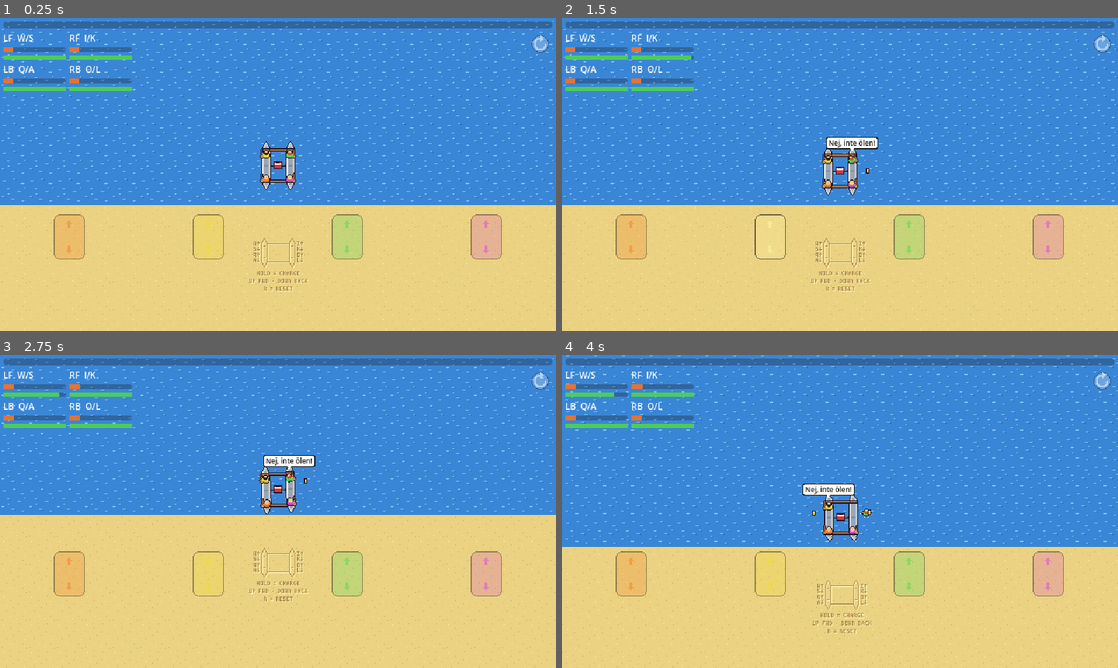
Above: before the commit, frames 1-4 (two rows, left to right).
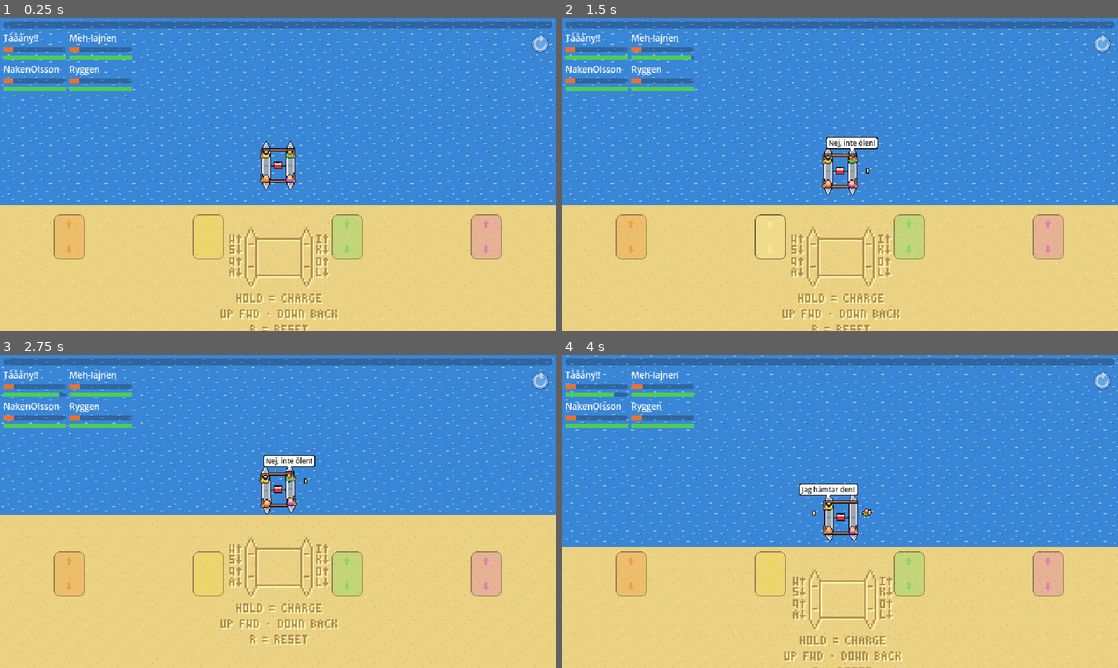
Above: after the commit, the same moments.

Repository: Freakling/PKSEI
Game: Godot game, scene res://scenes/main.tscn
Two runs of this game, one before a commit and one after it. Both use one fixed random seed, a clock stepped at 60 frames per second and the inputs below.
Inputs (mouse positions are in pixels of both pictures, inside the frame that each line leads up to):
- Up to frame 1 (0.25 s): no input
- Up to frame 2 (1.5 s): tap Enter (ui_accept) at 0.5, 0.77, 1.07 s; move the mouse to (962, 158) at 0.52 s; hold F6 (debug_beer_right) 0.53-1.25 s; click (962, 158) at 0.67 s; drag from (728, 190) to (812, 237) at 1.27 s
- Up to frame 3 (2.75 s): move the mouse to (333, 442) at 2.02 s; hold F6 (debug_beer_right) from 2.03 s (still down)
- Up to frame 4 (4 s): release F6 (debug_beer_right) at 2.75 s; drag from (812, 574) to (673, 464) at 2.77 s; move the mouse to (1006, 558) at 3.52 s; hold F5 (debug_beer_left) from 3.53 s (still down); tap Enter (ui_accept) at 3.77 s

The runs differ from the first frame. In frame 1, 2.7% of the frame differs, in the area x 0-61%, y 4-100%; in frame 2, 2.7%; in frame 3, 2.8%, in the area x 0-61%, y 4-93%; in frame 4, 2.8%.

Commit message:
feat: the guys are named from the crew's list; the sand text at 2x (T67, T68)
Names resource (data/names.tres, the human's to edit) gives each
attempt four distinct nicknames drawn with the attempt's RNG and kept
across a shore reset; the HUD shows the names instead of seat and key
labels, and the win title lists them. The sand diagram is drawn at
twice the scale on the beach.

Co-Authored-By: Claude Fable 5.1 <noreply@anthropic.com>

Diff:
--- /dev/null
+++ b/data/names.tres
@@ -0,0 +1,7 @@
+[gd_resource type="Resource" script_class="Names" load_steps=2 format=3]
+
+[ext_resource type="Script" path="res://scripts/resources/names.gd" id="1_names"]
+
+[resource]
+script = ExtResource("1_names")
+names = PackedStringArray("Vajking", "Tåååny!!", "Ryggen", "Danne!", "Danne?", "Göras!", "Matte", "Bibbe", "NakenOlsson", "Skrattet", "Alkisen", "Meh-lajnen")
--- a/scenes/lake.tscn
+++ b/scenes/lake.tscn
@@ -46,7 +46,8 @@
 polygon = PackedVector2Array(-3000, 0, 3000, 0, 3000, 400, -3000, 400)
 
 [node name="SandText" type="Sprite2D" parent="Shore/Visual"]
-position = Vector2(0, 70)
+position = Vector2(0, 90)
+scale = Vector2(2, 2)
 texture = ExtResource("9_sandtext")
 
 [node name="CollisionShape2D" type="CollisionShape2D" parent="Shore"]
--- a/scenes/win.tscn
+++ b/scenes/win.tscn
@@ -50,6 +50,11 @@
 text = "Crossing time 0:00"
 horizontal_alignment = 1
 
+[node name="Crew" type="Label" parent="Title/TitleBox/Rows"]
+unique_name_in_owner = true
+layout_mode = 2
+horizontal_alignment = 1
+
 [node name="Spacer" type="Control" parent="Title/TitleBox/Rows"]
 layout_mode = 2
 size_flags_vertical = 3
--- a/scripts/autoload/run_state.gd
+++ b/scripts/autoload/run_state.gd
@@ -33,7 +33,9 @@
 ## Narrative) live here too: a hazard whose warning starts calls telegraph(kind, hull), which
 ## emits telegraphed for the speech bubbles (scripts/ui/speech_bubbles.gd), and pick_line(kind)
 ## draws one of data/lines.tres's Swedish lines for a telegraph with the RNG, so no screen rolls
-## one. Screens only read. Reads and writes no player data.
+## one. The crew's names (T68, GDD › Characters and Units) live here too: new_attempt() draws four
+## distinct ones from data/names.tres with the RNG (guy_names, name_of(seat)) and a shore reset
+## keeps them. Screens only read. Reads and writes no player data.
 
 ## One of the four guys. Each has his own drunkenness and stamina (GDD › Drunkenness, Stamina);
 ## step() mirrors the rule classes' levels into them so screens read one place.
@@ -107,6 +109,11 @@
 var rescue: Rescue = Rescue.new()
 ## What the guys say at each telegraph (T56), per kind; pick_line() draws from it.
 var lines: Lines = preload("res://data/lines.tres") as Lines
+## The crew's nicknames (T68, GDD › Characters and Units); new_attempt() draws four.
+var names: Names = preload("res://data/names.tres") as Names
+## This attempt's names per seat (Paddling.Seat order), drawn at new_attempt() and kept across
+## its shore resets; name_of(seat) reads them.
+var guy_names: PackedStringArray = PackedStringArray()
 ## Rolls the misses and the random breaks, and each attempt's lake_seed; tests seed it.
 var rng: RandomNumberGenerator = RandomNumberGenerator.new()
 ## Seed of this attempt's hazard plan, drawn from rng at new_attempt(): the lake differs between
@@ -144,17 +151,19 @@
 	new_attempt()
 
 
-## A new attempt at the crossing: a fresh lake_seed is drawn, then the starting conditions are
-## restored with reset(). Called at start, and by the win flow (T28) once there is one; a shore
-## reset is not a new attempt and keeps the seed.
+## A new attempt at the crossing: a fresh lake_seed is drawn and the four guys get their names
+## (T68: four distinct ones from data/names.tres), then the starting conditions are restored
+## with reset(). Called at start, and by the win flow (T28) once there is one; a shore reset is
+## not a new attempt and keeps the seed and the names.
 func new_attempt() -> void:
 	lake_seed = rng.randi()
+	guy_names = names.pick_four(rng)
 	reset()
 
 
 ## Restores the starting conditions (also the shore reset, GDD › Setbacks): four guys at
 ## DrinkTuning.start_level, all aboard, stamina full, zero progress, phase `launch`, and no
-## hazard effect left pending. lake_seed stays: the same lake again.
+## hazard effect left pending. lake_seed and guy_names stay: the same lake and crew again.
 func reset() -> void:
 	drunkenness.reset()
 	stamina.reset()
@@ -350,6 +359,14 @@
 ## no screen rolls one; "" for a kind without lines.
 func pick_line(kind: StringName) -> String:
 	return lines.pick(kind, rng)
+
+
+## The name of `seat`'s guy this attempt (T68, GDD › Characters and Units: the HUD shows it, not
+## the key); "" before the first new_attempt() or for no such seat.
+func name_of(seat: int) -> String:
+	if seat < 0 or seat >= guy_names.size():
+		return ""
+	return guy_names[seat]
 
 
 ## Water comes in on `side` (Water aboard): `amount` of it, which that hull's guy bails at
--- /dev/null
+++ b/scripts/resources/names.gd
@@ -0,0 +1,38 @@
+class_name Names
+extends Resource
+## Names · the crew's nicknames (GDD › Characters and Units: each attempt gives the four guys
+## four distinct names drawn from the crew's list; the HUD shows the names, not the keys).
+##
+## Schema only. The instance the human edits is data/names.tres: the list of nicknames, at
+## least CREW of them. RunState.new_attempt() draws the attempt's four with its RNG
+## (pick_four) and hands them out per seat (name_of); a shore reset keeps them.
+## tests/test_names.gd checks the list and the draw.
+
+## How many names an attempt needs: one per seat.
+const CREW: int = 4
+
+## The nicknames; an attempt draws CREW distinct ones.
+@export var names: PackedStringArray = PackedStringArray()
+
+
+## CREW distinct names drawn from the list with `rng` (a partial shuffle, so the same seed gives
+## the same four); a repeated entry counts once. Fewer than CREW distinct names gives all there
+## are.
+func pick_four(rng: RandomNumberGenerator) -> PackedStringArray:
+	var pool: PackedStringArray = distinct()
+	var count: int = mini(CREW, pool.size())
+	for i: int in count:
+		var j: int = rng.randi_range(i, pool.size() - 1)
+		var drawn: String = pool[j]
+		pool[j] = pool[i]
+		pool[i] = drawn
+	return pool.slice(0, count)
+
+
+## The list without repeats, in its order.
+func distinct() -> PackedStringArray:
+	var seen: PackedStringArray = PackedStringArray()
+	for entry: String in names:
+		if not seen.has(entry):
+			seen.append(entry)
+	return seen
--- a/scripts/ui/hud.gd
+++ b/scripts/ui/hud.gd
@@ -1,6 +1,7 @@
 extends CanvasLayer
 ## HUD · shows the crossing (GDD › Core Loop › Moment to moment): the progress bar and each
-## guy's drunkenness and stamina with his seat and key. Hidden once the attempt is won, when
+## guy's drunkenness and stamina under his name (T68, GDD › Characters and Units: the names, not
+## the keys; the sand text teaches those). Hidden once the attempt is won, when
 ## the win cutscene (scenes/win.tscn, GDD › Win and Loss) takes the screen. A screen: it only
 ## reads RunState every frame.
 
@@ -9,8 +10,6 @@
 	Paddling.Seat.LEFT_FRONT, Paddling.Seat.RIGHT_FRONT,
 	Paddling.Seat.LEFT_BACK, Paddling.Seat.RIGHT_BACK,
 ]
-## Seat and keys (forward/reverse) per Paddling.Seat (GDD › Presentation and Platforms).
-const SEAT_LABELS: Array[String] = ["LF  W/S", "LB  Q/A", "RF  I/K", "RB  O/L"]
 const DRUNK_COLOUR: Color = Color(0.9, 0.45, 0.2, 1.0)
 const STAMINA_COLOUR: Color = Color(0.3, 0.8, 0.35, 1.0)
 const BAR_SIZE: Vector2 = Vector2(72, 5)
@@ -49,7 +48,7 @@
 		var guy: RunState.Guy = RunState.guys[seat]
 		_drunk_bars[seat].value = guy.drunkenness
 		_stamina_bars[seat].value = guy.stamina
-		_labels[seat].text = SEAT_LABELS[seat] + _state_suffix(seat)
+		_labels[seat].text = RunState.name_of(seat) + _state_suffix(seat)
 	visible = RunState.phase != RunState.Phase.WON
 
 
@@ -65,7 +64,7 @@
 	return bar
 
 
-## What the guy is doing, after his seat and key.
+## What the guy is doing, after his name.
 func _state_suffix(seat: int) -> String:
 	match RunState.stamina.state_of(seat):
 		Stamina.State.WARNING:
--- a/scripts/win_cutscene.gd
+++ b/scripts/win_cutscene.gd
@@ -11,8 +11,8 @@
 ## colours, from tools/gen_sprites.gd) hop off the hulls one by one onto the beach on the boat's
 ## side and waddle up to the clearing; once all four are there the tent pops up beside the fire
 ## pit, the fire lights (two frames flickering), they sit round it with beers rising to their
-## faces in a loop, and the title with the crossing time and "Press any key to go again" fades
-## in on the Title layer. Spots on the island are island.png pixels from its centre (see
+## faces in a loop, and the title with the crossing time, the crew's names (T68) and "Press any
+## key to go again" fades in on the Title layer. Spots on the island are island.png pixels from its centre (see
 ## _island in tools/gen_sprites.gd), scaled by the island's scale.
 
 signal again()
@@ -73,6 +73,7 @@
 @onready var _title: CanvasLayer = $Title
 @onready var _title_box: Control = %TitleBox
 @onready var _time_label: Label = %Time
+@onready var _crew_label: Label = %Crew
 @onready var _prompt: Label = %Prompt
 
 var _island_scale: float = 1.0
@@ -227,9 +228,11 @@
 	_fire.texture = FIRE_FRAMES[_fire_frame]
 
 
-## The title with the crossing time fades in; the prompt then blinks, and keys count.
+## The title with the crossing time and the crew's names fades in; the prompt then blinks, and
+## keys count.
 func _show_title() -> void:
 	_time_label.text = "Crossing time %s" % format_time(RunState.elapsed)
+	_crew_label.text = ", ".join(RunState.guy_names)
 	_title_box.modulate.a = 0.0
 	_title.visible = true
 	var fade: Tween = create_tween()
--- /dev/null
+++ b/tests/test_names.gd
@@ -0,0 +1,75 @@
+extends "res://tools/test_case.gd"
+## T68 · Names: data/names.tres holds at least four distinct nicknames, pick_four() draws four
+## distinct ones from the list with the RNG it is given (the same seed gives the same four; a
+## repeated entry counts once), and RunState hands them out per seat with name_of()
+## (GDD › Characters and Units).
+
+const RunStateScript: GDScript = preload("res://scripts/autoload/run_state.gd")
+const NAMES: Names = preload("res://data/names.tres")
+
+
+func test_the_list_holds_at_least_four_distinct_names() -> void:
+	expect(NAMES.names.size() >= Names.CREW, "data/names.tres has at least %d names" % Names.CREW)
+	expect(NAMES.distinct().size() >= Names.CREW, "at least %d of them distinct" % Names.CREW)
+	for entry: String in NAMES.names:
+		expect_false(entry.strip_edges().is_empty(), "no blank name")
+
+
+func test_pick_four_gives_four_distinct_names_from_the_list() -> void:
+	var rng: RandomNumberGenerator = RandomNumberGenerator.new()
+	for draw: int in 16:
+		rng.seed = draw
+		var four: PackedStringArray = NAMES.pick_four(rng)
+		expect_eq(four.size(), Names.CREW, "four names for seed %d" % draw)
+		for i: int in four.size():
+			expect(NAMES.names.has(four[i]), "%s is in the list" % four[i])
+			for j: int in four.size():
+				if i != j:
+					expect_ne(four[i], four[j], "names %d and %d differ for seed %d" % [i, j, draw])
+
+
+func test_the_same_seed_gives_the_same_four() -> void:
+	var first: RandomNumberGenerator = RandomNumberGenerator.new()
+	var second: RandomNumberGenerator = RandomNumberGenerator.new()
+	first.seed = 11
+	second.seed = 11
+	expect(NAMES.pick_four(first) == NAMES.pick_four(second), "same seed, same four")
+
+
+func test_another_seed_can_give_another_four() -> void:
+	var rng: RandomNumberGenerator = RandomNumberGenerator.new()
+	rng.seed = 0
+	var first: PackedStringArray = NAMES.pick_four(rng)
+	var differs: bool = false
+	for draw: int in range(1, 32):
+		rng.seed = draw
+		if NAMES.pick_four(rng) != first:
+			differs = true
+	expect(differs, "some seed draws another four")
+
+
+func test_a_repeated_entry_counts_once_and_a_short_list_gives_all_it_has() -> void:
+	var rng: RandomNumberGenerator = RandomNumberGenerator.new()
+	rng.seed = 1
+	var crew: Names = Names.new()
+	crew.names = PackedStringArray(["Danne!", "Danne!", "Matte", "Matte", "Bibbe", "Ryggen"])
+	var four: PackedStringArray = crew.pick_four(rng)
+	expect_eq(four.size(), Names.CREW, "four from six entries, four of them distinct")
+	for i: int in four.size():
+		for j: int in four.size():
+			if i != j:
+				expect_ne(four[i], four[j], "no repeat from a list with repeats")
+	crew.names = PackedStringArray(["Vajking", "Skrattet"])
+	expect_eq(crew.pick_four(rng).size(), 2, "a short list gives all it has")
+
+
+func test_run_state_hands_each_seat_its_name() -> void:
+	var state: Node = RunStateScript.new()
+	expect_eq(state.name_of(0), "", "no name before the first attempt")
+	state.rng.seed = 7
+	state.new_attempt()
+	for seat: int in RunStateScript.GUY_COUNT:
+		expect_eq(state.name_of(seat), state.guy_names[seat], "seat %d reads guy_names" % seat)
+		expect(NAMES.names.has(state.name_of(seat)), "seat %d has a name from the list" % seat)
+	expect_eq(state.name_of(RunStateScript.GUY_COUNT), "", "no such seat, no name")
+	state.free()
--- a/tests/test_run_state.gd
+++ b/tests/test_run_state.gd
@@ -34,6 +34,8 @@
 ## then his level drops by puke_relief; a finished pee drops pee_relief, an interrupted one
 ## nothing; no second puke until the level dips below puke_level and reaches it again
 ## (GDD › Systems › Drunkenness: "drunkenness also comes down").
+## T68 · new_attempt() gives the four seats distinct names from data/names.tres; a shore reset
+## keeps them and another new_attempt() may change them (GDD › Characters and Units).
 
 const RunStateScript: GDScript = preload("res://scripts/autoload/run_state.gd")
 const TICK: float = 1.0 / 60.0
@@ -1053,3 +1055,34 @@
 	expect_near(state.drunkenness.level_of(1), 0.42, 0.0001, "the pee ran its course")
 	expect_eq(puked.size(), 1, "a pee is no puke")
 	state.free()
+
+
+func test_new_attempt_names_the_four_seats_distinctly_from_the_list() -> void:
+	var state: Node = RunStateScript.new()
+	state.rng.seed = 7
+	state.new_attempt()
+	expect_eq(state.guy_names.size(), RunStateScript.GUY_COUNT, "a name per seat")
+	for seat: int in RunStateScript.GUY_COUNT:
+		var guy_name: String = state.name_of(seat)
+		expect(state.names.names.has(guy_name), "seat %d's %s is in data/names.tres" % [seat, guy_name])
+		for other: int in RunStateScript.GUY_COUNT:
+			if other != seat:
+				expect_ne(guy_name, state.name_of(other), "seats %d and %d differ" % [seat, other])
+	state.free()
+
+
+func test_a_shore_reset_keeps_the_names_and_another_attempt_may_change_them() -> void:
+	var state: Node = sober_state()
+	state.new_attempt()
+	var crew: PackedStringArray = state.guy_names.duplicate()
+	state.set_progress(0.4)
+	state.shore_touched()
+	expect_eq(state.phase, RunStateScript.Phase.LAUNCH, "the shore reset happened")
+	expect(state.guy_names == crew, "the same crew after the shore reset")
+	var changed: bool = false
+	for _attempt: int in 20:
+		state.new_attempt()
+		if state.guy_names != crew:
+			changed = true
+	expect(changed, "a later attempt draws another crew")
+	state.free()
Not shown, added: scripts/resources/names.gd.uid
Not shown, added: tests/test_names.gd.uid
Not shown, changed: AGENTS.md
Not shown, changed: TASKS.md
